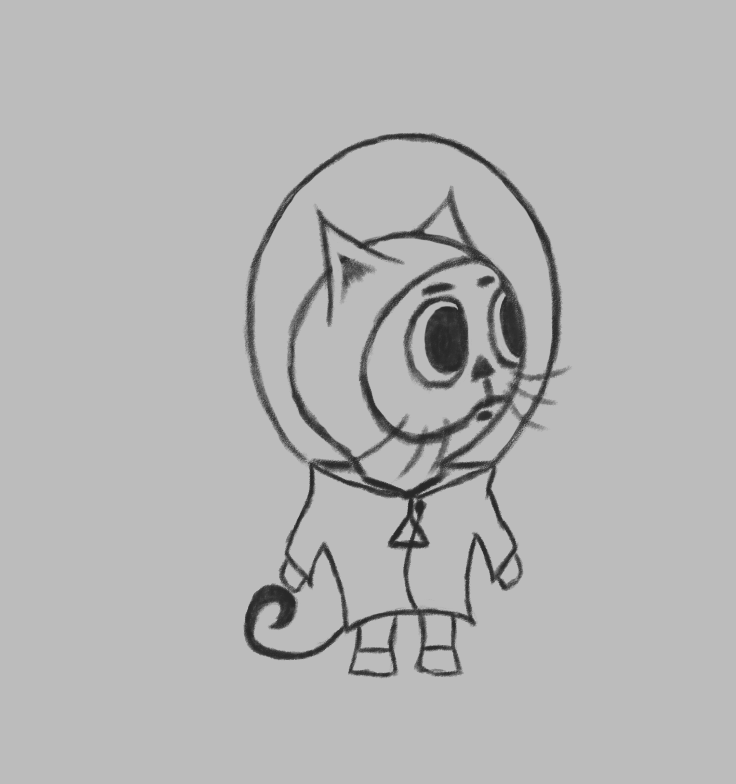
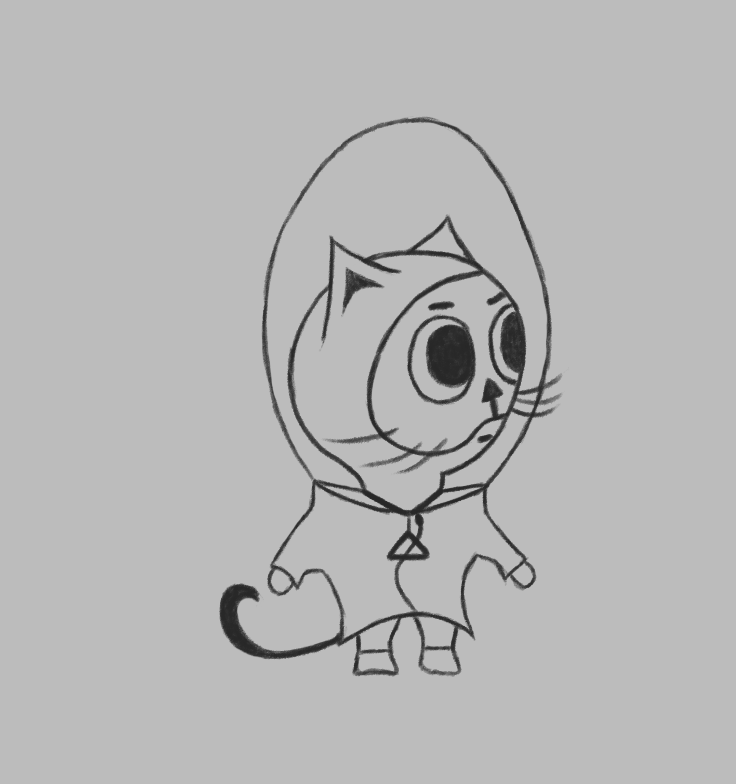
Layers edited between the first and the second (736, 784) image:
showed "Layer 13" over [219, 116, 570, 677]
hid "Layer 11" over [242, 131, 572, 679]
